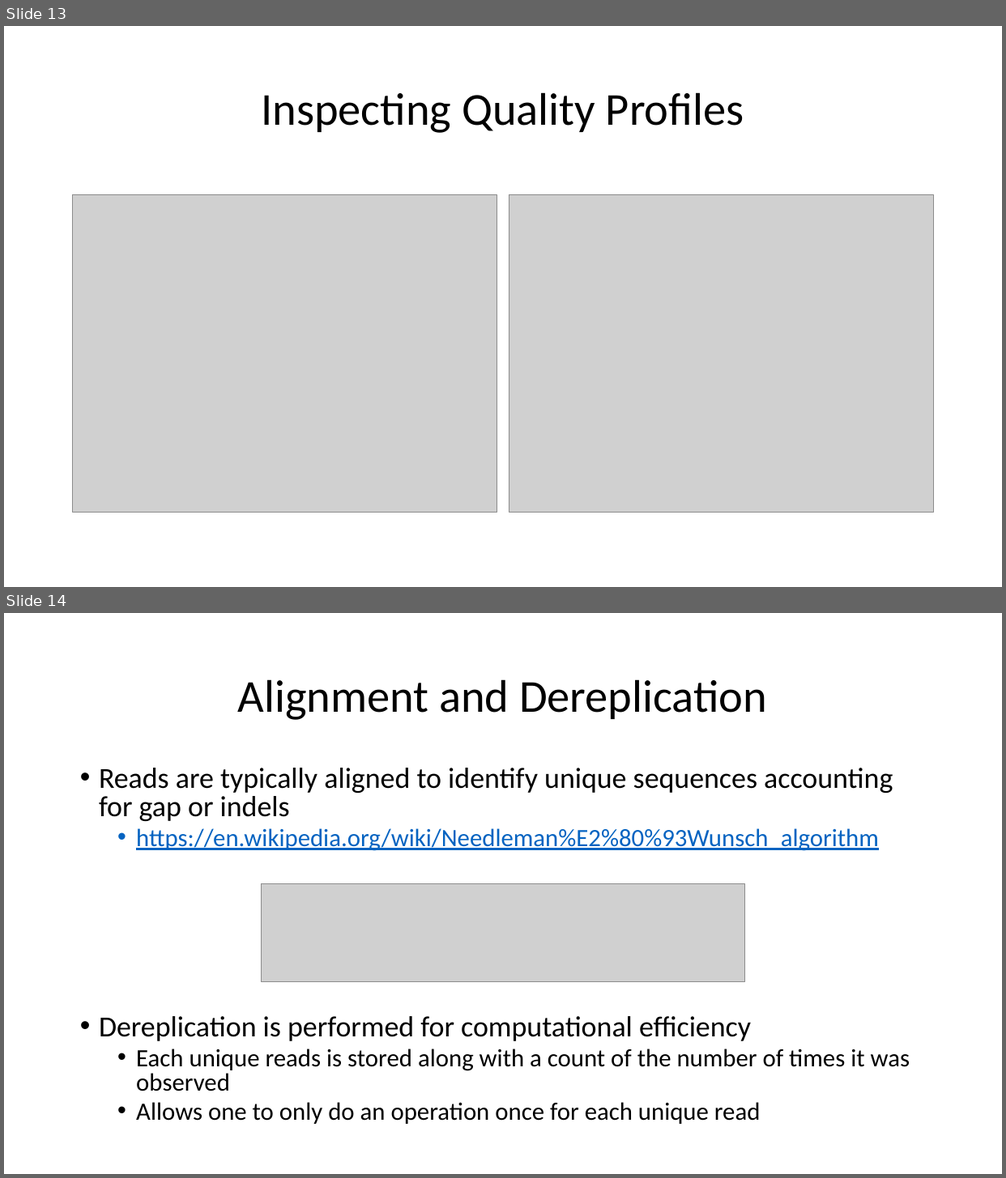
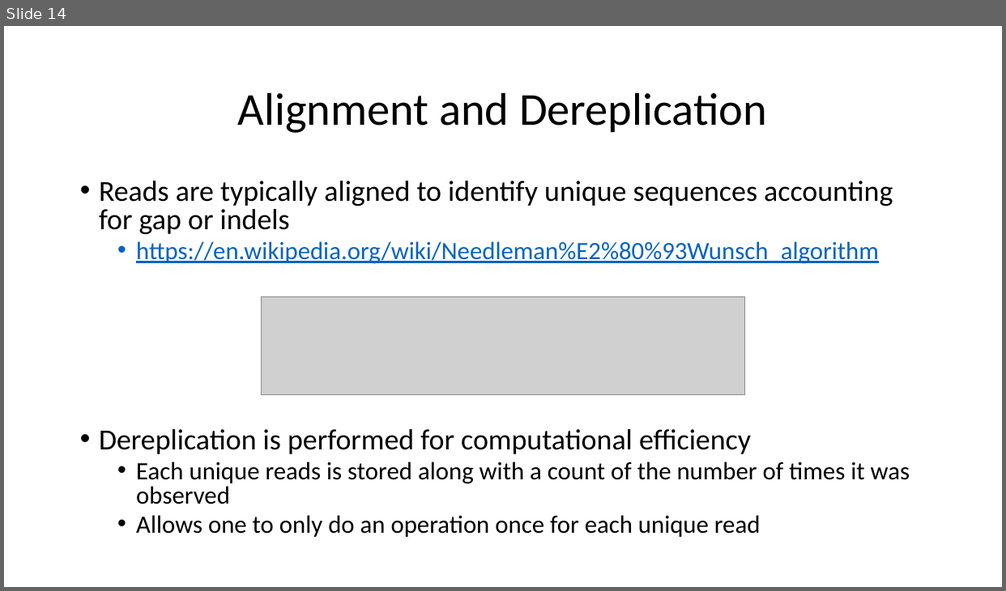
Before and after one commit to Nick243/Introduction-to-Metagenomics-Summer-Workshop-2019, a slide deck: CCHMC Microbiome Workshop - Amplicon Deniosing - 7-10-19.pptx. Shown one above the other, each under a label of ours: slides 13 and 14 before the commit, slide 14 after it. The pictures are 1006x1178 and 1006x591 pixels, drawn with LibreOffice and Linux fonts; fonts in the diff are those of the drawing; grey boxes stand for pictures. Boxes give left, top, right and bottom in pixels: in the first picture for what was removed or moved away, otherwise in the second. Text is boxed around its words. In the diff, an @@ line names an element or a change of style, - is before the commit and + after.

```diff
--- a/CCHMC Microbiome Workshop - Amplicon Deniosing - 7-10-19.pptx
+++ b/CCHMC Microbiome Workshop - Amplicon Deniosing - 7-10-19.pptx
@@ slide 13 removed at (4, 26, 1002, 587), background #FFFFFF @@
@@ title removed at (261, 92, 744, 133) @@
-Inspecting Quality Profiles
@@ picture removed at (73, 194, 497, 513) @@
@@ picture removed at (509, 194, 934, 513) @@
```
Also in this commit, not shown: 3 slides changed, 1 slide added.
